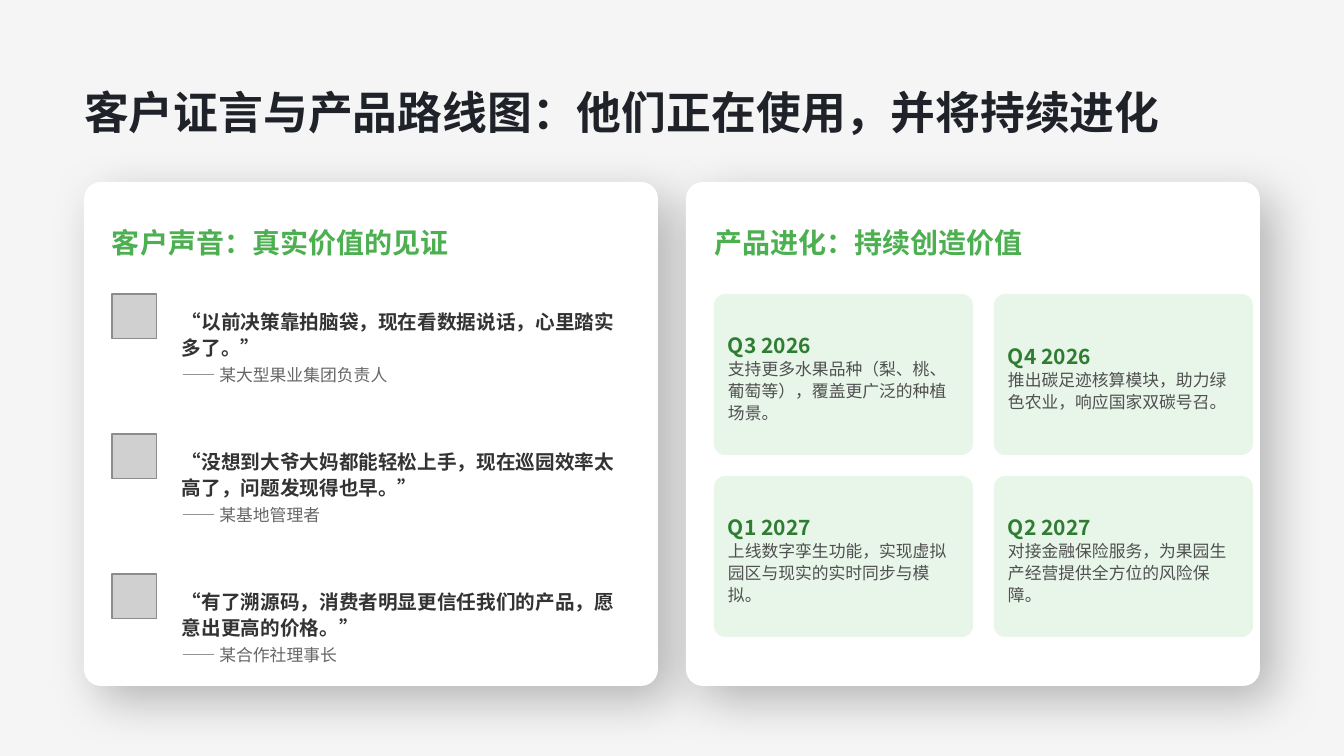
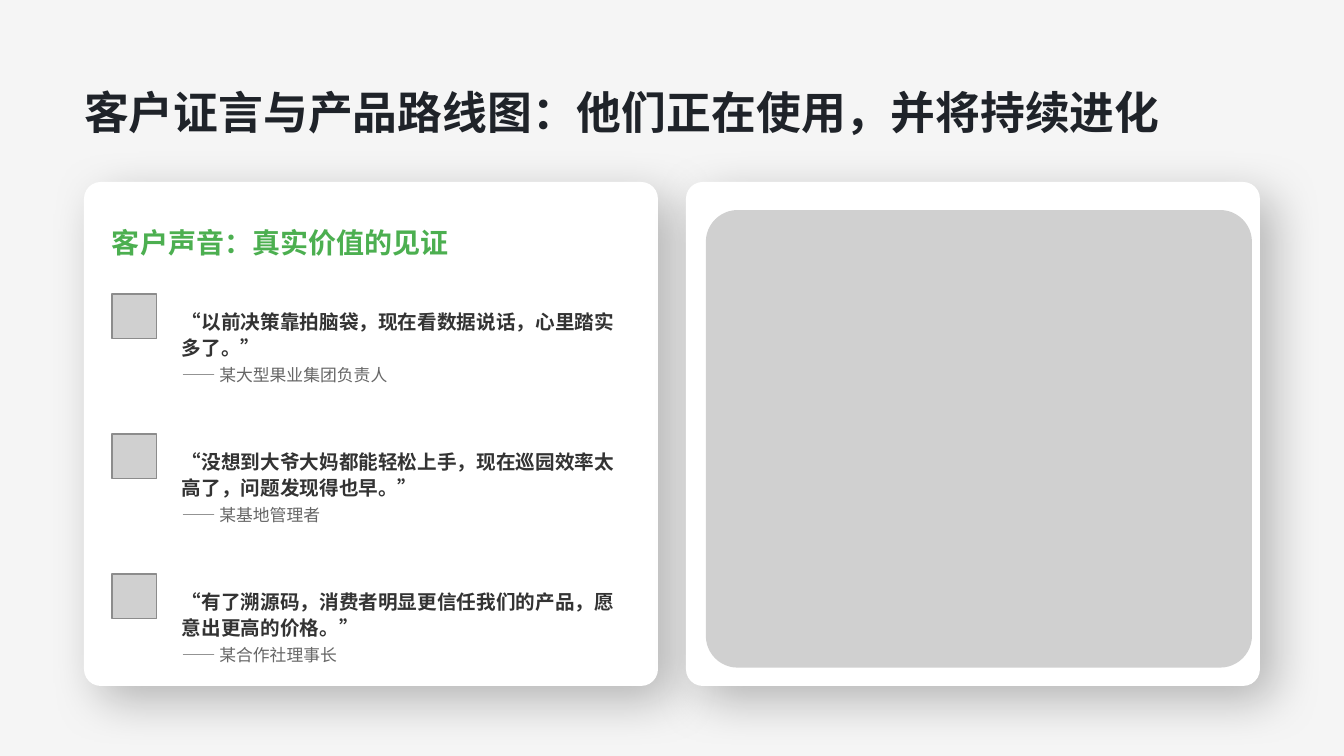
Before and after one commit to user007a/project, a slide deck: slide 35 of pro_smartorchard/docs/产品宣传稿.pptx. Drawn at 1344x756 pixels with LibreOffice and Linux fonts; fonts in the diff are those of the drawing; grey boxes stand for pictures. Boxes give left, top, right and bottom in pixels: in the first picture for what was removed or moved away, otherwise in the second. Text is boxed around its words. In the diff, an @@ line names an element or a change of style, - is before the commit and + after.

```diff
--- a/pro_smartorchard/docs/产品宣传稿.pptx
+++ b/pro_smartorchard/docs/产品宣传稿.pptx
@@ picture added at (x1=706, y1=210, x2=1252, y2=667) @@
@@ text removed at (x1=714, y1=229, x2=1022, y2=256) @@
-产品进化：持续创造价值
@@ rounded rectangle removed at (x1=714, y1=294, x2=973, y2=456) @@
@@ rounded rectangle removed at (x1=994, y1=294, x2=1253, y2=456) @@
@@ text removed at (x1=728, y1=337, x2=946, y2=421) @@
-Q3 2026
-支持更多水果品种（梨、桃、葡萄等），覆盖更广泛的种植场景。
@@ text removed at (x1=1008, y1=348, x2=1226, y2=410) @@
-Q4 2026
-推出碳足迹核算模块，助力绿色农业，响应国家双碳号召。
@@ rounded rectangle removed at (x1=714, y1=476, x2=973, y2=637) @@
@@ rounded rectangle removed at (x1=994, y1=476, x2=1253, y2=637) @@
@@ text removed at (x1=728, y1=519, x2=946, y2=603) @@
-Q1 2027
-上线数字孪生功能，实现虚拟园区与现实的实时同步与模拟。
@@ text removed at (x1=1008, y1=519, x2=1226, y2=603) @@
-Q2 2027
-对接金融保险服务，为果园生产经营提供全方位的风险保障。
```
Also in this commit, not shown: 5 other slides changed.
